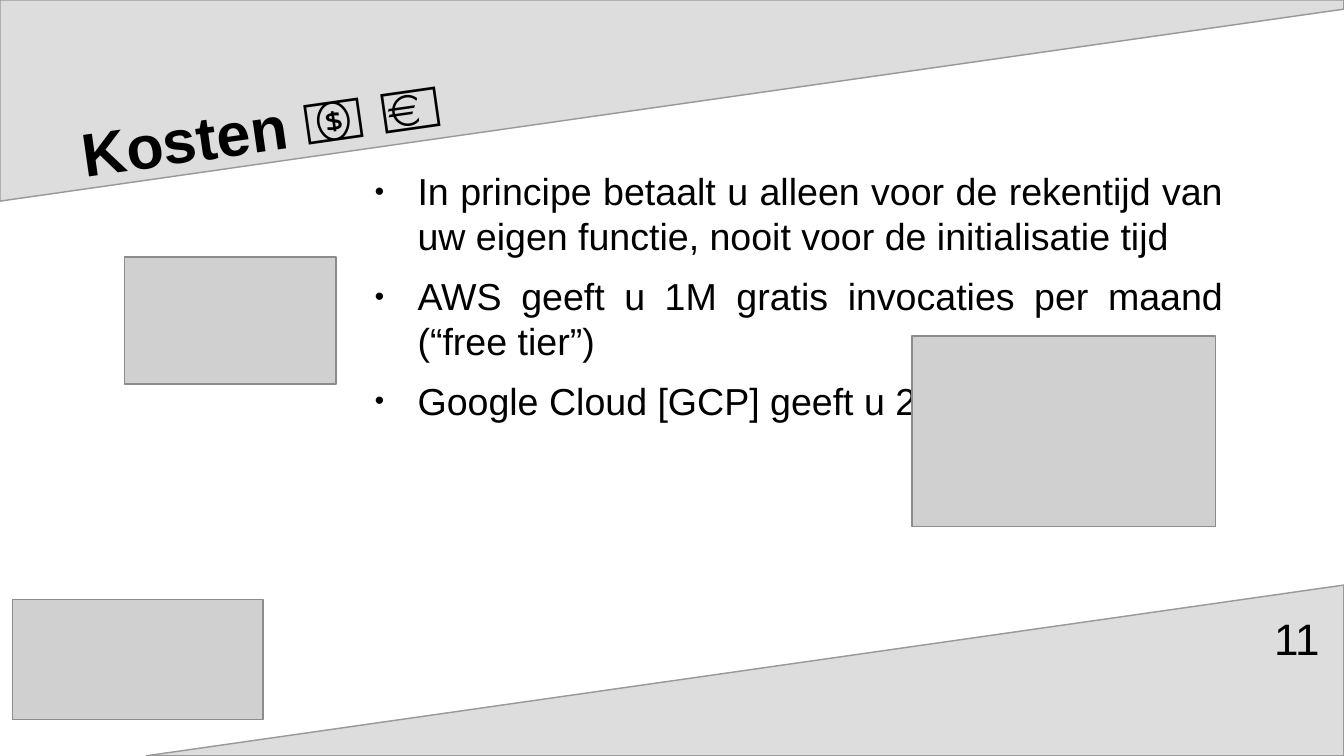
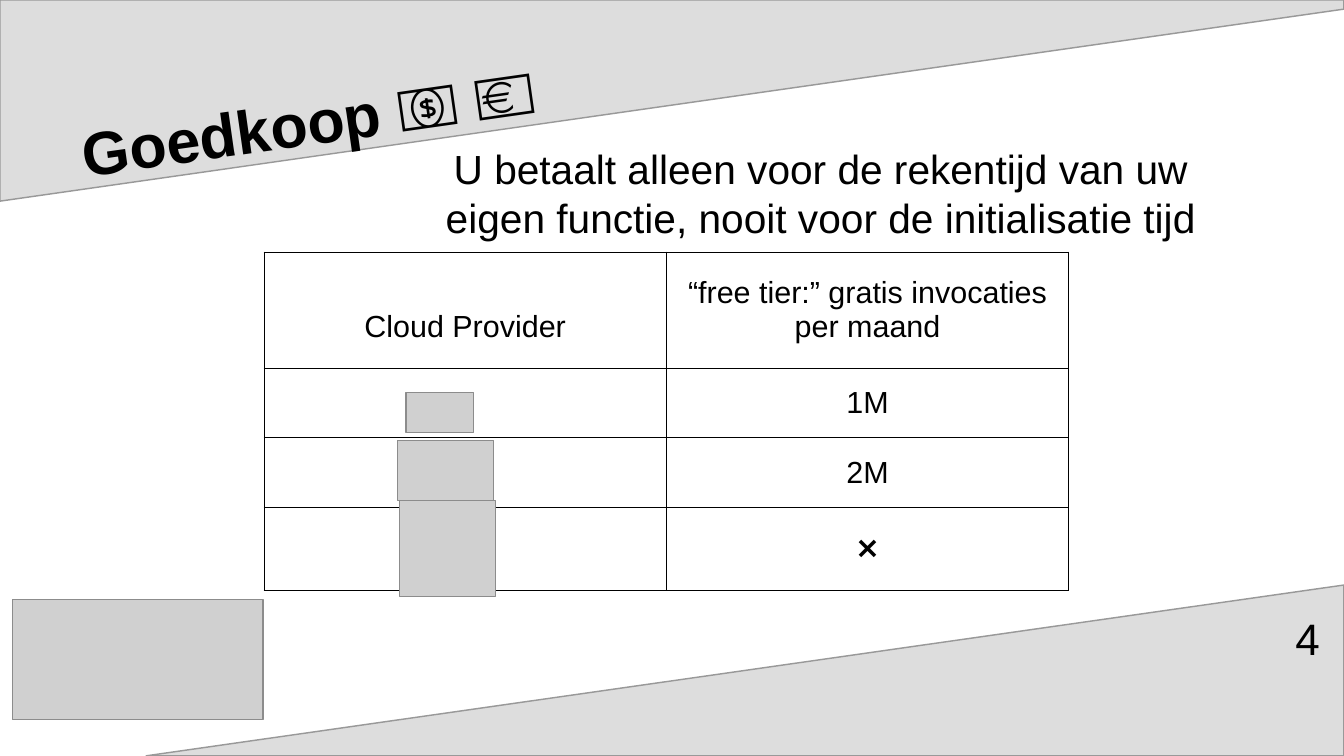
Before and after one commit to aventinesolutions/awsvsgcp-channel, a slide deck: slide 4 of ep002-Rust_in_Cloud_Native/ep002-Rust_in_Cloud_Native.odp (slide 11 before the commit). Drawn at 1344x756 pixels with LibreOffice and Linux fonts; fonts in the diff are those of the drawing; grey boxes stand for pictures. Boxes give left, top, right and bottom in pixels: in the first picture for what was removed or moved away, otherwise in the second. Text is boxed around its words. In the diff, an @@ line names an element or a change of style, - is before the commit and + after.

```diff
--- a/ep002-Rust_in_Cloud_Native/ep002-Rust_in_Cloud_Native.odp
+++ b/ep002-Rust_in_Cloud_Native/ep002-Rust_in_Cloud_Native.odp
@@ title at [72,0,669,223]: text changed @@
-Kosten 💵 💶
+Goedkoop 💵 💶
@@ text at [446,154,1195,241]: text changed; size 22.2 to 24 pt @@
-● In principe betaalt u alleen voor de rekentijd van uw eigen functie, nooit voor de initialisatie tijd
-● AWS geeft u 1M gratis invocaties per maand (“free tier”)
-● Google Cloud [GCP] geeft u 2M
+U betaalt alleen voor de rekentijd van uw eigen functie, nooit voor de initialisatie tijd
@@ table added at [265,252,1070,592], 4 rows, 2 columns @@
+Cloud Provider | “free tier:” gratis invocaties per maand
+ | 1M
+ | 2M
+ | ❌
@@ picture: place and size @@
-picture at [124,257,337,384]
+picture at [406,393,473,433]
@@ picture: place and size @@
-picture at [912,337,1216,528]
+picture at [398,440,494,501]
@@ picture added at [400,500,496,596] @@
@@ page number at [1295,624,1319,655]: text changed @@
-11
+4
```
Also in this commit, not shown: 8 other slides changed, 3 slides added, 6 other files.
